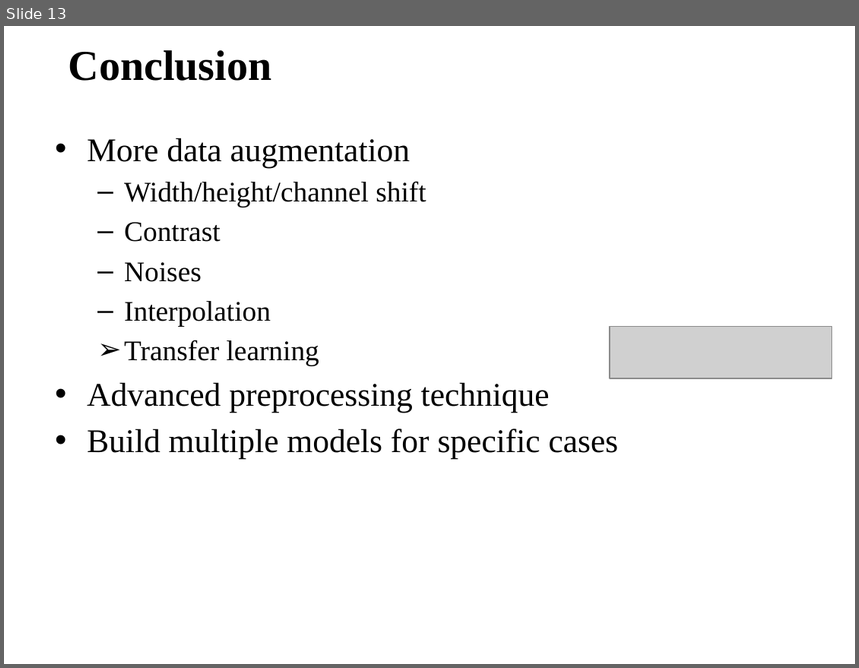
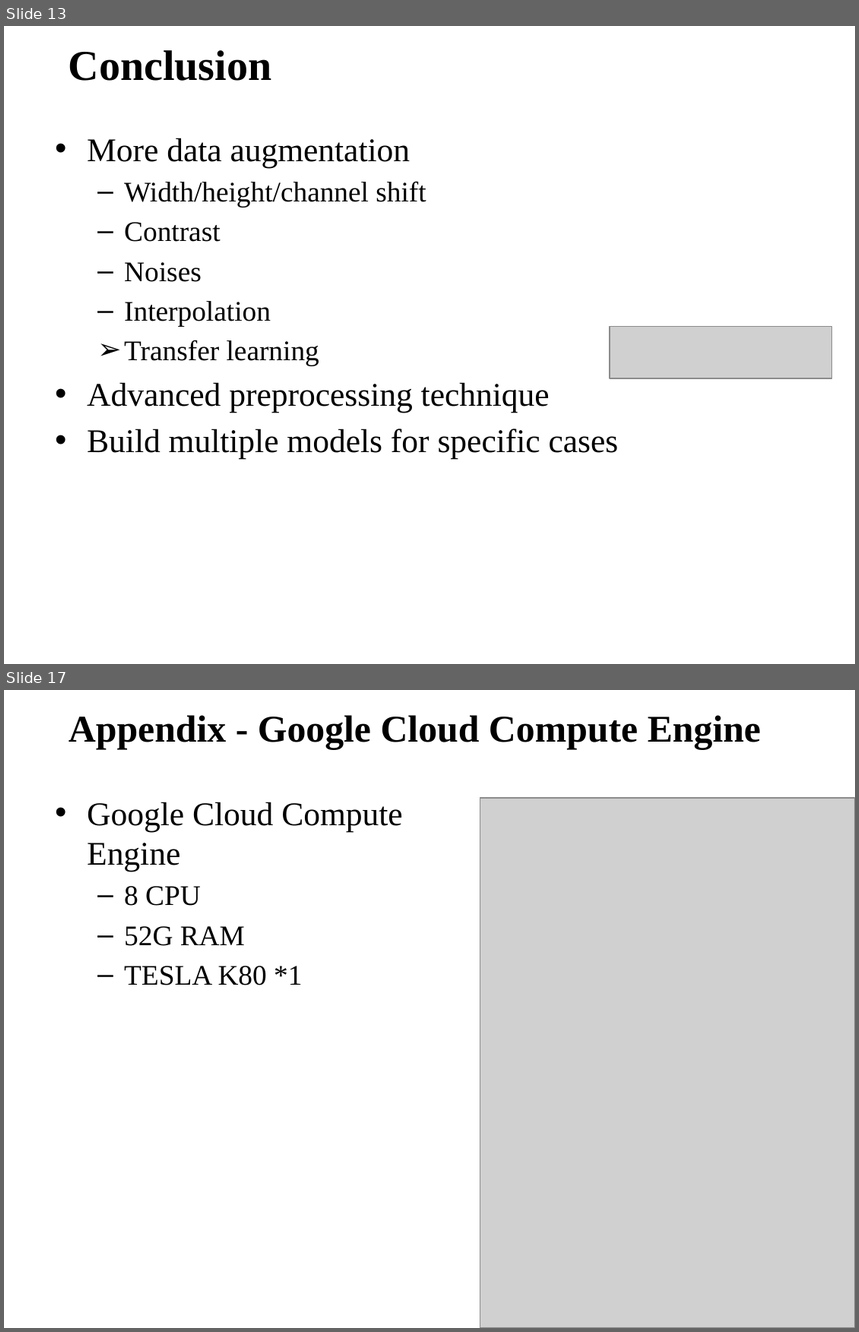
Before and after one commit to frankShih/face_classification_keras, a slide deck: Homework/han_shih_report20181003.pptx. Shown one above the other, each under a label of ours: slide 13 before the commit, slides 13 and 17 after it; the slides between them are not shown. The pictures are 859x668 and 859x1332 pixels, drawn with LibreOffice and Linux fonts; fonts in the diff are those of the drawing; grey boxes stand for pictures; background and template pictures are left out. Boxes give left, top, right and bottom in pixels: in the first picture for what was removed or moved away, otherwise in the second. Text is boxed around its words. In the diff, an @@ line names an element or a change of style, - is before the commit and + after.

```diff
--- a/Homework/han_shih_report20181003.pptx
+++ b/Homework/han_shih_report20181003.pptx
@@ slide 17 added at (4,690,855,1328), background picture (left out) @@
@@ title added at (69,715,761,749), 32 pt, text #000000, bold @@
+Appendix - Google Cloud Compute Engine
@@ text added at (87,802,402,986), 28 pt, text #000000 @@
+• Google Cloud Compute
+  Engine
+  – 8 CPU
+  – 52G RAM
+  – TESLA K80 *1
@@ picture added at (481,798,855,1328) @@
```
Also in this commit, not shown: 3 slides changed, 6 other slides added.
